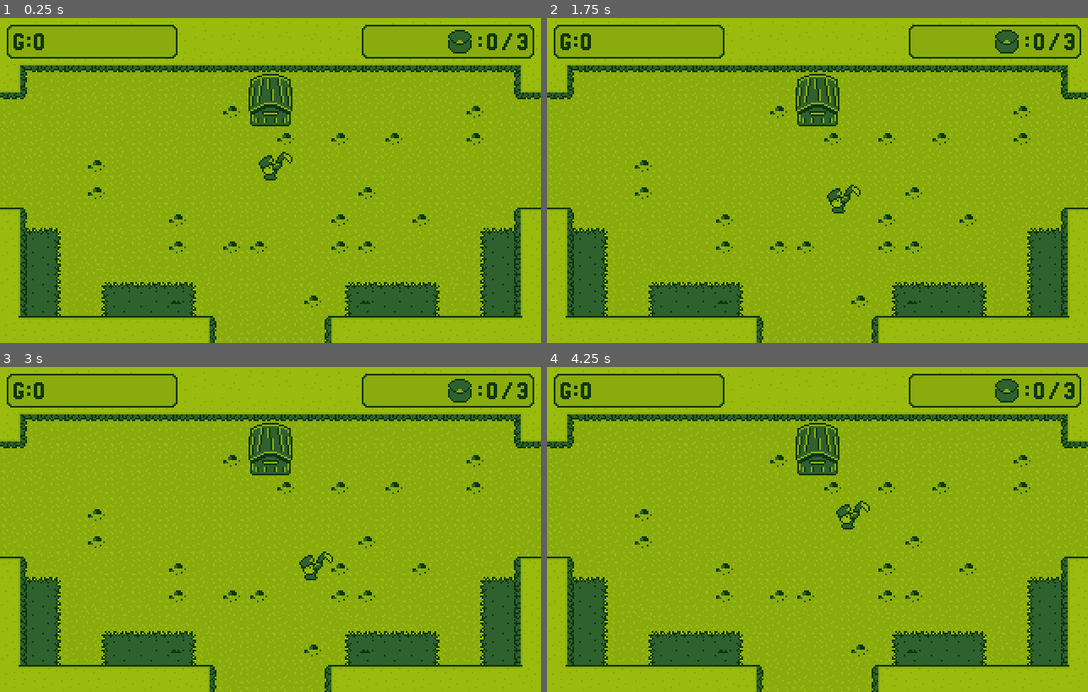
Above: before the commit, frames 1-4 (two rows, left to right).
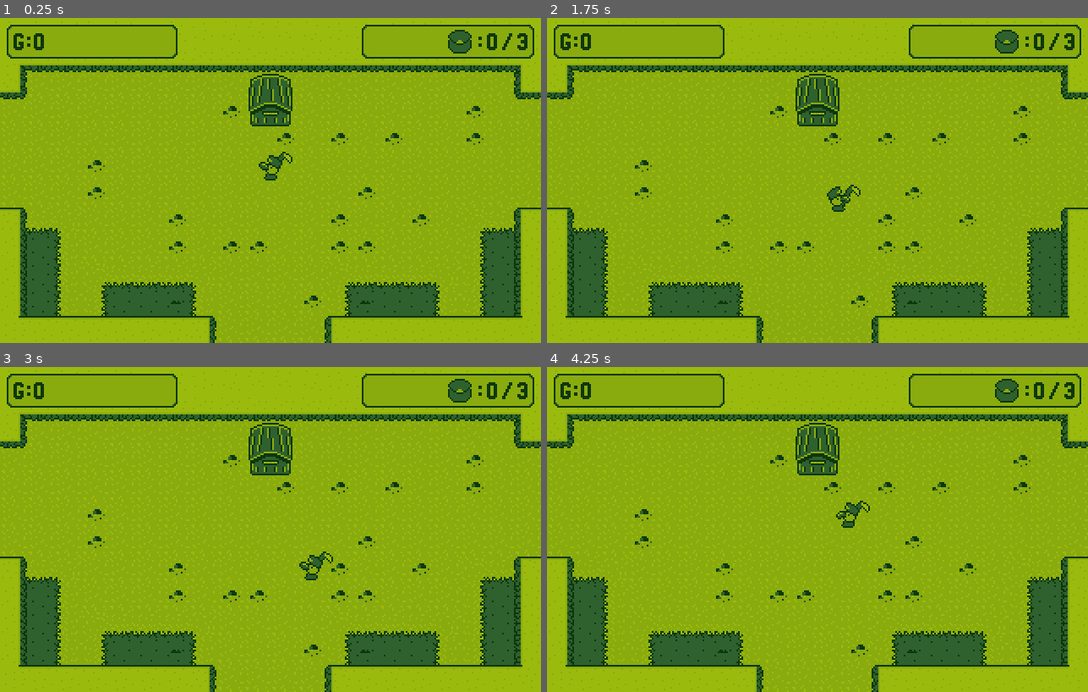
Above: after the commit, the same moments.

Repository: MrPiedPiper/LD46
Game: Godot game, scene res://scenes/main/Main.tscn
Two runs of this game, one before a commit and one after it. Both use one fixed random seed, a clock stepped at 60 frames per second and the inputs below. The project has no main scene, so this scene is started directly.
Inputs (mouse positions are in pixels of both pictures, inside the frame that each line leads up to):
- Up to frame 1 (0.25 s): no input
- Up to frame 2 (1.75 s): tap Enter at 0.5 s; move the mouse to (936, 164) at 0.52 s; hold Right (ui_right) 0.53-1.28 s; click (936, 164) at 0.6 s; move the mouse to (709, 196) at 1.27 s; hold Down (ui_down) from 1.28 s (still down); right-click (709, 196) at 1.35 s
- Up to frame 3 (3 s): move the mouse to (324, 458) at 2.02 s; release Down (ui_down) at 2.03 s; hold Right (ui_right) 2.03-2.78 s; click (324, 458) at 2.1 s; move the mouse to (243, 594) at 2.77 s; hold Up (ui_up) from 2.78 s (still down); right-click (243, 594) at 2.85 s
- Up to frame 4 (4.25 s): move the mouse to (979, 578) at 3.52 s; release Up (ui_up) at 3.53 s; hold Left (ui_left) from 3.53 s (still down); click (979, 578) at 3.6 s

The runs differ from the first frame. In frame 1, 0.1% of the frame differs, in the area x 47-53%, y 42-49%; in frame 2, 0.1%; in frame 3, 0.1%; in frame 4, 0.2%, in the area x 53-58%, y 41-50%.

Commit message:
Add Idle and Run animation

Diff:
--- a/Player.gd
+++ b/Player.gd
@@ -12,6 +12,20 @@
 const FRICTION = 500
 
 export var test_plant:PackedScene = load("res://scenes/crop/Crop.tscn")
+
+# animation variables
+onready var animationPlayer = $AnimationPlayer
+onready var animationTree = $AnimationTree
+onready var animationState = animationTree.get("parameters/playback")
+
+enum {
+	IDLE,
+	RUN
+}
+
+func _ready():
+	animationTree.active = true
+
 
 onready var hoe = $Hand/Offset/Hoe
 var is_swinging_hoe = false
@@ -41,7 +55,7 @@
 
 func _process(delta):
 	if !is_swinging_hoe:
-		move(delta)
+		move_state(delta)
 
 	if Input.is_action_just_pressed("action_interact"):
 		if is_touching_bin and inventory_list.size() > 0:
@@ -66,7 +80,7 @@
 		velocity = Vector2.ZERO
 		hoe.swing()
 
-func move(delta):
+func move_state(delta):
 	# get the input strength
 	var input_vector = Vector2.ZERO
 	input_vector.x = Input.get_action_strength("ui_right") - Input.get_action_strength("ui_left")
@@ -75,9 +89,14 @@
 
 	if input_vector != Vector2.ZERO:
 		velocity = velocity.move_toward(input_vector * MAX_SPEED, ACCELERATION * delta)
+		# set the animationTree to play the Idle with the blend_position referring to the input_vector
+		animationTree.set("parameters/Idle/blend_position", input_vector)
+		animationTree.set("parameters/Run/blend_position", input_vector)
+		animationState.travel("Run")
 
 	else:
 		velocity = velocity.move_toward(Vector2.ZERO, FRICTION * delta)
+		animationState.travel("Idle")
 
 	velocity = move_and_slide(velocity)
 
--- a/scenes/player/Player.tscn
+++ b/scenes/player/Player.tscn
@@ -7,6 +7,138 @@
 [sub_resource type="CapsuleShape2D" id=1]
 radius = 1.5
 height = 5.0
+
+[sub_resource type="Animation" id=2]
+resource_name = "IdleLeft"
+length = 0.1
+loop = true
+tracks/0/type = "value"
+tracks/0/path = NodePath("Sprite:frame")
+tracks/0/interp = 1
+tracks/0/loop_wrap = true
+tracks/0/imported = false
+tracks/0/enabled = true
+tracks/0/keys = {
+"times": PoolRealArray( 0 ),
+"transitions": PoolRealArray( 1 ),
+"update": 1,
+"values": [ 2 ]
+}
+
+[sub_resource type="Animation" id=3]
+resource_name = "IdleRight"
+length = 0.1
+loop = true
+tracks/0/type = "value"
+tracks/0/path = NodePath("Sprite:frame")
+tracks/0/interp = 1
+tracks/0/loop_wrap = true
+tracks/0/imported = false
+tracks/0/enabled = true
+tracks/0/keys = {
+"times": PoolRealArray( 0 ),
+"transitions": PoolRealArray( 1 ),
+"update": 1,
+"values": [ 0 ]
+}
+
+[sub_resource type="Animation" id=4]
+resource_name = "RunLeft"
+length = 0.2
+loop = true
+tracks/0/type = "value"
+tracks/0/path = NodePath("Sprite:frame")
+tracks/0/interp = 1
+tracks/0/loop_wrap = true
+tracks/0/imported = false
+tracks/0/enabled = true
+tracks/0/keys = {
+"times": PoolRealArray( 0, 0.1 ),
+"transitions": PoolRealArray( 1, 1 ),
+"update": 1,
+"values": [ 3, 2 ]
+}
+
+[sub_resource type="Animation" id=5]
+resource_name = "RunRight"
+length = 0.2
+loop = true
+tracks/0/type = "value"
+tracks/0/path = NodePath("Sprite:frame")
+tracks/0/interp = 1
+tracks/0/loop_wrap = true
+tracks/0/imported = false
+tracks/0/enabled = true
+tracks/0/keys = {
+"times": PoolRealArray( 0, 0.1 ),
+"transitions": PoolRealArray( 1, 1 ),
+"update": 1,
+"values": [ 1, 0 ]
+}
+
+[sub_resource type="AnimationNodeAnimation" id=6]
+animation = "IdleLeft"
+
+[sub_resource type="AnimationNodeAnimation" id=7]
+animation = "IdleRight"
+
+[sub_resource type="AnimationNodeAnimation" id=8]
+animation = "IdleRight"
+
+[sub_resource type="AnimationNodeAnimation" id=9]
+animation = "IdleLeft"
+
+[sub_resource type="AnimationNodeBlendSpace2D" id=10]
+blend_point_0/node = SubResource( 6 )
+blend_point_0/pos = Vector2( -1, 0 )
+blend_point_1/node = SubResource( 7 )
+blend_point_1/pos = Vector2( 1, 0 )
+blend_point_2/node = SubResource( 8 )
+blend_point_2/pos = Vector2( 0, 1.1 )
+blend_point_3/node = SubResource( 9 )
+blend_point_3/pos = Vector2( 0, -1.1 )
+min_space = Vector2( -1, -1.1 )
+max_space = Vector2( 1, 1.1 )
+blend_mode = 1
+
+[sub_resource type="AnimationNodeAnimation" id=11]
+animation = "RunRight"
+
+[sub_resource type="AnimationNodeAnimation" id=12]
+animation = "RunRight"
+
+[sub_resource type="AnimationNodeAnimation" id=13]
+animation = "RunLeft"
+
+[sub_resource type="AnimationNodeAnimation" id=14]
+animation = "RunLeft"
+
+[sub_resource type="AnimationNodeBlendSpace2D" id=15]
+blend_point_0/node = SubResource( 11 )
+blend_point_0/pos = Vector2( 0, 1.1 )
+blend_point_1/node = SubResource( 12 )
+blend_point_1/pos = Vector2( 1, 0 )
+blend_point_2/node = SubResource( 13 )
+blend_point_2/pos = Vector2( -1, 0 )
+blend_point_3/node = SubResource( 14 )
+blend_point_3/pos = Vector2( 0, -1.1 )
+min_space = Vector2( -1, -1.1 )
+max_space = Vector2( 1, 1.1 )
+blend_mode = 1
+
+[sub_resource type="AnimationNodeStateMachineTransition" id=16]
+
+[sub_resource type="AnimationNodeStateMachineTransition" id=17]
+
+[sub_resource type="AnimationNodeStateMachine" id=18]
+states/Idle/node = SubResource( 10 )
+states/Idle/position = Vector2( 475, 175 )
+states/Run/node = SubResource( 15 )
+states/Run/position = Vector2( 658, 175 )
+transitions = [ "Idle", "Run", SubResource( 16 ), "Run", "Idle", SubResource( 17 ) ]
+start_node = "Idle"
+
+[sub_resource type="AnimationNodeStateMachinePlayback" id=19]
 
 [node name="Player" type="KinematicBody2D"]
 script = ExtResource( 2 )
@@ -22,6 +154,7 @@
 [node name="Sprite" type="Sprite" parent="."]
 position = Vector2( 0, -8 )
 texture = ExtResource( 1 )
+hframes = 4
 
 [node name="CollisionShape2D" type="CollisionShape2D" parent="."]
 position = Vector2( 0, -1.5 )
@@ -34,6 +167,19 @@
 position = Vector2( 0, -1.5 )
 rotation = -1.5708
 shape = SubResource( 1 )
+
+[node name="AnimationPlayer" type="AnimationPlayer" parent="."]
+anims/IdleLeft = SubResource( 2 )
+anims/IdleRight = SubResource( 3 )
+anims/RunLeft = SubResource( 4 )
+anims/RunRight = SubResource( 5 )
+
+[node name="AnimationTree" type="AnimationTree" parent="."]
+tree_root = SubResource( 18 )
+anim_player = NodePath("../AnimationPlayer")
+parameters/playback = SubResource( 19 )
+parameters/Idle/blend_position = Vector2( 0, 0 )
+parameters/Run/blend_position = Vector2( 0, 0 )
 [connection signal="swung" from="Hand/Offset/Hoe" to="." method="_on_Hoe_swung"]
 [connection signal="area_entered" from="Area2D" to="." method="_on_Area2D_area_entered"]
 [connection signal="area_exited" from="Area2D" to="." method="_on_Area2D_area_exited"]
Binary file changed: scenes/player/Placeholder_Piper.aseprite
Binary file changed: scenes/player/Placeholder_Piper.png
Not shown: 1 places in scenes/player/Player.tscn that only renumber resources
